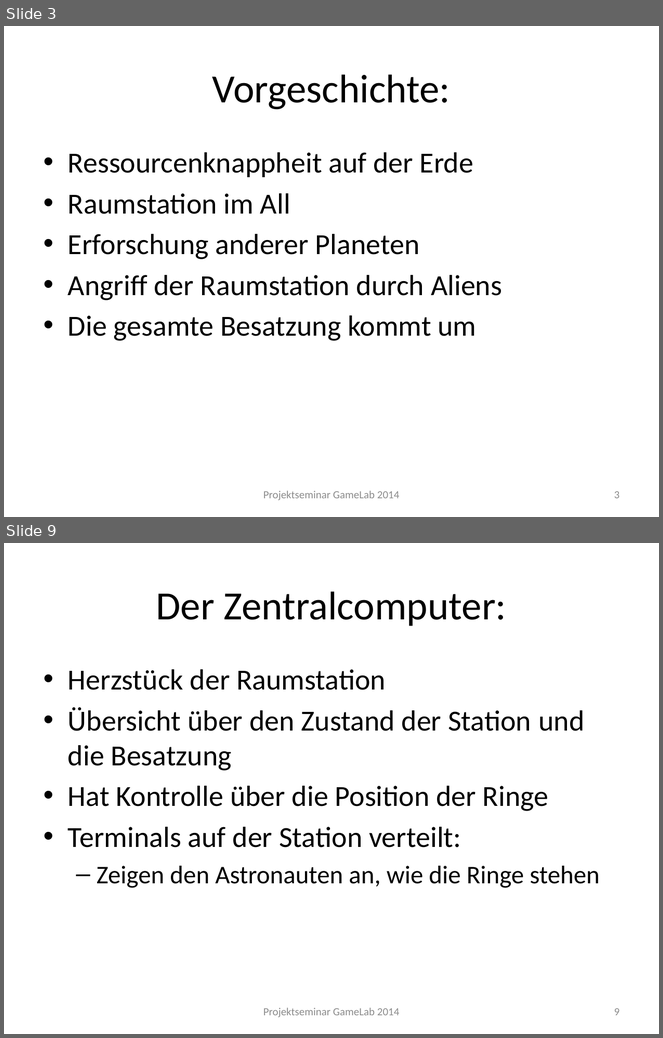
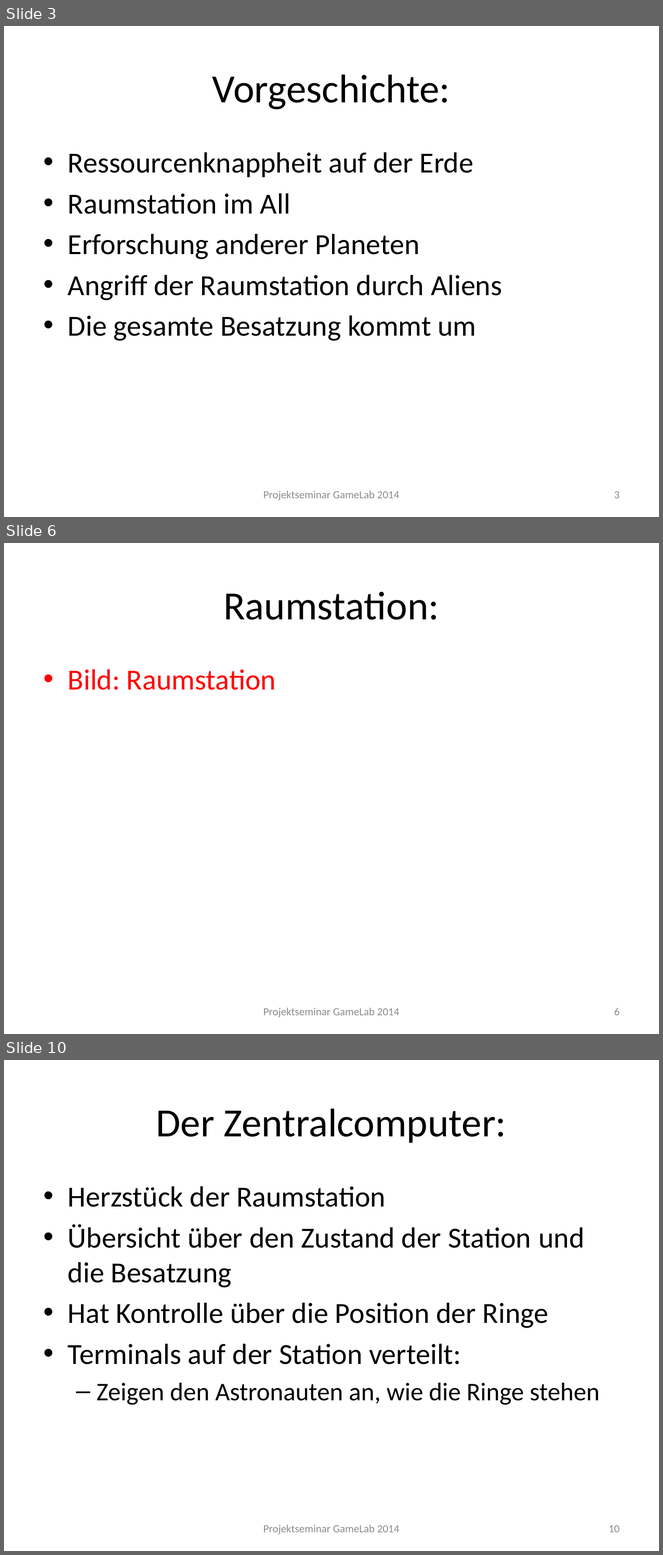
Before and after one commit to Instinctlol/gamelab2014, a slide deck: Abschlusspräsentation/SpielkonzeptFINAL.pptx. Shown one above the other, each under a label of ours: slides 3 and 9 before the commit, slides 3, 6 and 10 after it; the slides between them are not shown. The pictures are 663x1038 and 663x1555 pixels, drawn with LibreOffice and Linux fonts; fonts in the diff are those of the drawing; background and template pictures are left out. Boxes give left, top, right and bottom in pixels: in the first picture for what was removed or moved away, otherwise in the second. Text is boxed around its words. In the diff, an @@ line names an element or a change of style, - is before the commit and + after.

```diff
--- a/Abschlusspräsentation/SpielkonzeptFINAL.pptx
+++ b/Abschlusspräsentation/SpielkonzeptFINAL.pptx
@@ slide 6 added at <box>4,543,659,1034</box>, background picture (left out) @@
@@ title added at <box>223,591,439,620</box>, 44 pt, text #000000 @@
+Raumstation:
@@ text added at <box>68,669,276,690</box>, 32 pt, text #FF0000 @@
+• Bild: Raumstation
@@ text added at <box>263,1008,400,1018</box>, 12 pt, text #8C8C8C @@
+Projektseminar GameLab 2014
@@ page number added at <box>614,1008,620,1016</box>, 12 pt, text #8C8C8C @@
+6
@@ what was slide 9 is now slide 10 @@
@@ page number at <box>609,1525,620,1533</box>: text changed @@
-9
+10
```
Also in this commit, not shown: 11 slides changed, 1 slide removed, 3 other files.
